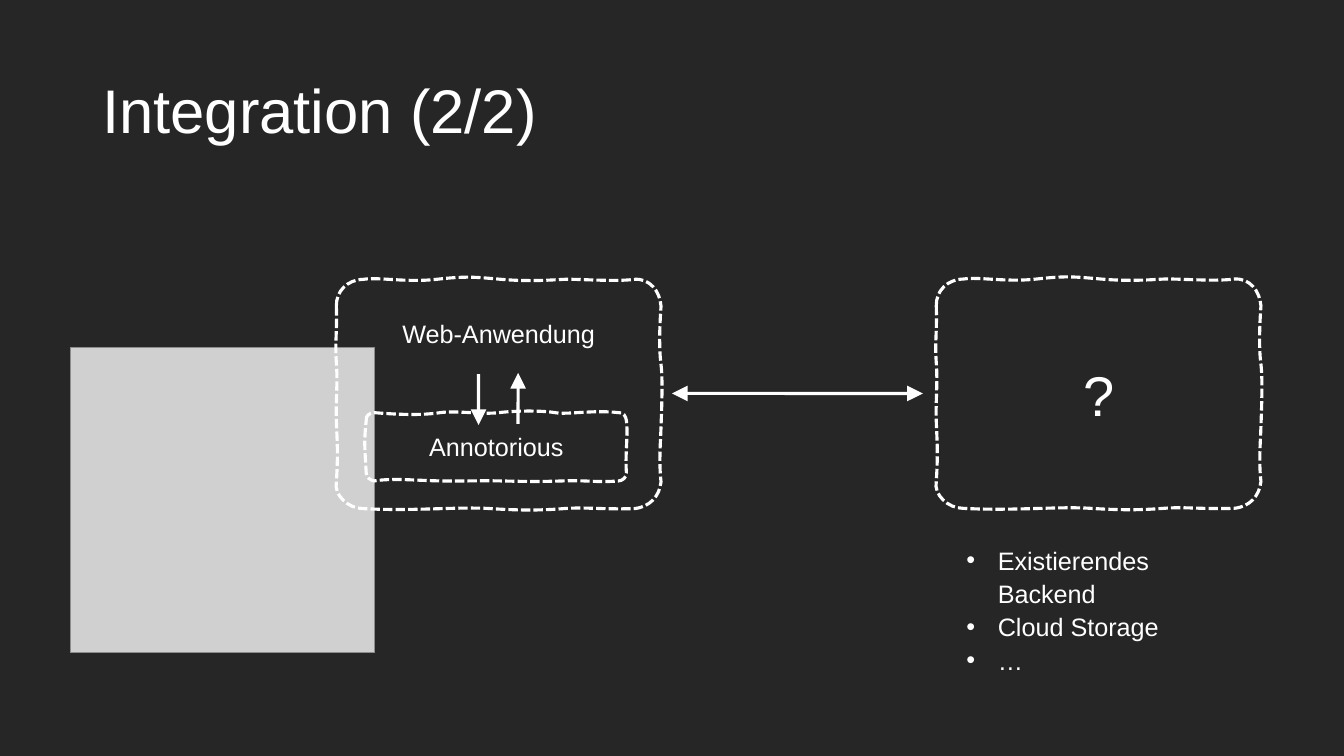
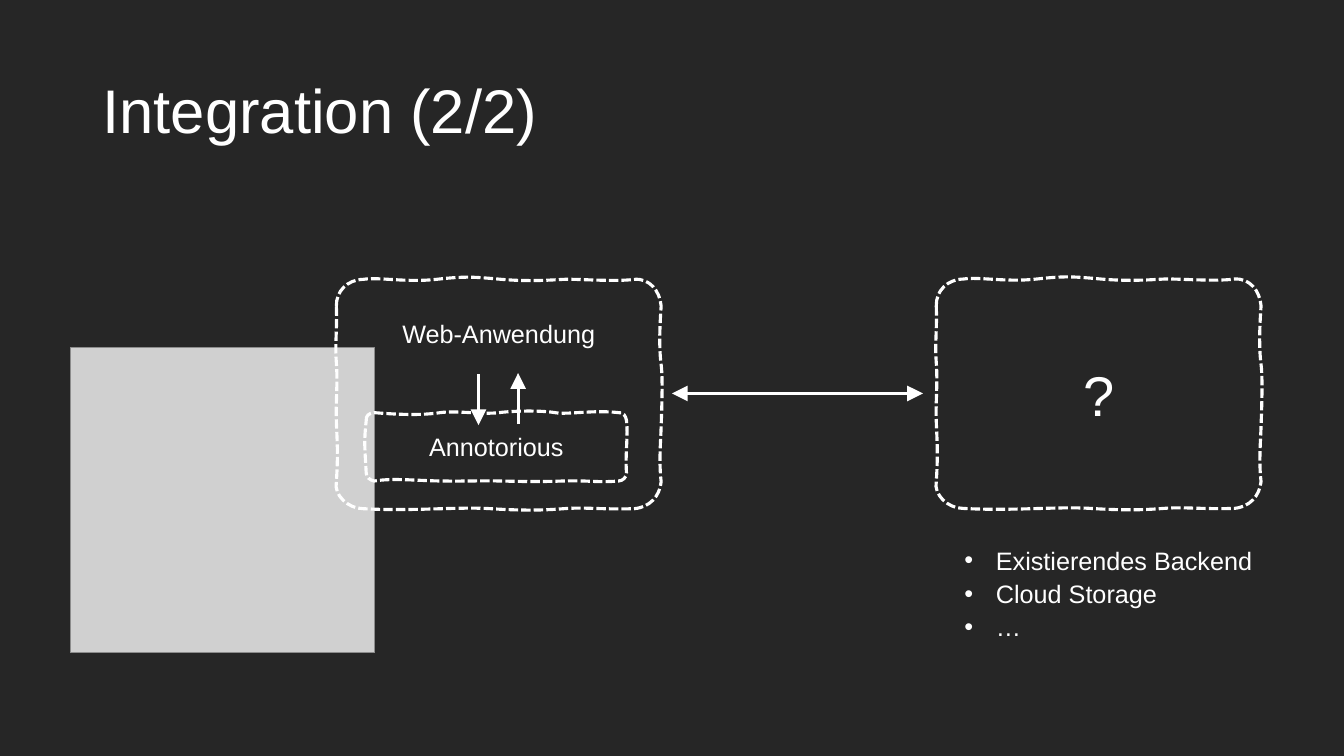
Before and after one commit to rsimon/dhd-2022, a slide deck: slide 5 of Annotorious-Intro-DHd.pptx. Drawn at 1344x756 pixels with LibreOffice and Linux fonts; fonts in the diff are those of the drawing; grey boxes stand for pictures. Boxes give left, top, right and bottom in pixels: in the first picture for what was removed or moved away, otherwise in the second. Text is boxed around its words. In the diff, an @@ line names an element or a change of style, - is before the commit and + after.

Commit message:
Updated slides

```diff
--- a/Annotorious-Intro-DHd.pptx
+++ b/Annotorious-Intro-DHd.pptx
@@ text "Existierendes Backend" rewrapped from [998,551,1159,642] to [996,551,1252,609] @@
```
Also in this commit, not shown: 6 other slides changed, 1 slide added.
